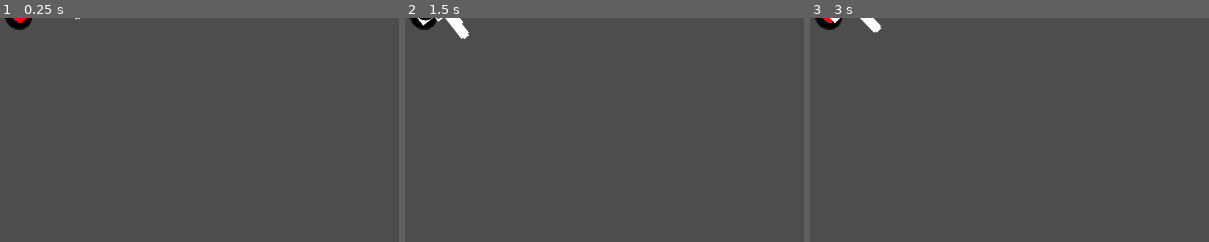
Above: before the commit, frames 1-3 (left to right).
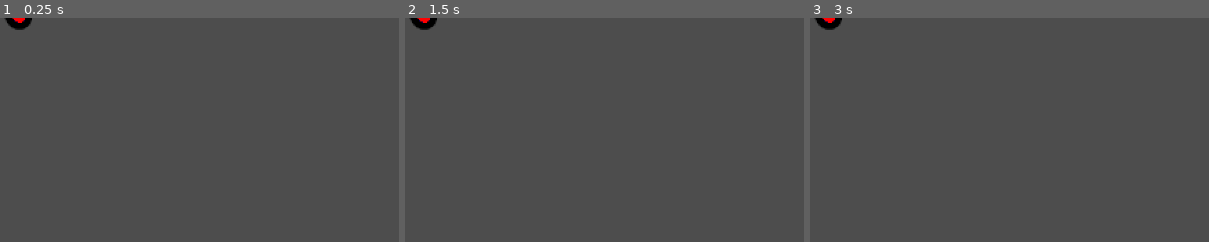
Above: after the commit, the same moments.

Repository: Gh0strnx/Iteration
Game: Godot game, scene res://Assets/Scenes/player.tscn
Same seed, same stepped clock (60 frames per second), same inputs: the game is played once before the commit and once after it. This scene is started directly instead of the project's main scene.
Inputs (mouse positions are % of the whole screen's width and height, from its top left):
- Up to frame 1 (0.25 s): no input
- Up to frame 2 (1.5 s): tap Enter at 0.5 s; move the mouse to (72, 45) at 0.52 s; press the mouse at (72, 45) at 0.53 s; hold D (right) 0.53-1.28 s; tap Space at 1.25 s; move the mouse to (30, 55) at 1.27 s; release the mouse at (30, 55) at 1.28 s; hold S (down) from 1.28 s (still down); click (30, 55) at 1.35 s
- Up to frame 3 (3 s): tap Enter at 2 s; move the mouse to (60, 28) at 2.02 s; release S (down) at 2.03 s; press the mouse at (60, 28) at 2.03 s; hold D (right) 2.03-2.78 s; tap Space at 2.75 s; move the mouse to (45, 70) at 2.77 s; release the mouse at (45, 70) at 2.78 s; hold W (up) from 2.78 s (still down); click (45, 70) at 2.85 s
The pictures show only the part of the screen within x 0-50%, y 0-50%; the shares and areas given below are measured in that part.

The runs differ from the first frame. In frame 1, less than 0.1% of the frame differs, in the area x 18-21%, y 0-1%; in frame 2, 0.4%, in the area x 3-17%, y 0-10%; in frame 3, 0.2%.
Error before the commit: Cannot call method 'add_child' on a null value. (res://Assets/Scripts/gun.gd:95)

Commit message:
fixed multiplayer?

Diff:
--- a/Assets/Scenes/MultiplayerController.gd
+++ b/Assets/Scenes/MultiplayerController.gd
@@ -1,6 +1,6 @@
 extends Control
 
-@export var Address = '127.0.0.1'
+@export var Address = '172.20.10.3'
 @export var port = 8910
 var peer
 
--- a/Assets/Scenes/gun.tscn
+++ b/Assets/Scenes/gun.tscn
@@ -14,6 +14,12 @@
 properties/2/path = NodePath(".:position")
 properties/2/spawn = true
 properties/2/replication_mode = 1
+properties/3/path = NodePath("Sprite2D:flip_h")
+properties/3/spawn = true
+properties/3/replication_mode = 1
+properties/4/path = NodePath("Sprite2D:flip_v")
+properties/4/spawn = true
+properties/4/replication_mode = 1
 
 [node name="anchor" type="Node2D"]
 script = ExtResource("1_q4sjl")
--- a/Assets/Scripts/anchor.gd
+++ b/Assets/Scripts/anchor.gd
@@ -1,10 +1,24 @@
 extends Node2D
 
+@onready var sprite: Sprite2D = $Sprite2D
+@onready var sync: MultiplayerSynchronizer = $MultiplayerSynchronizer
+
+var _owner_peer_id: int = 1
+
+func _ready() -> void:
+	# This gun is instanced under the Player.
+	# In your project, SceneManager.gd sets Player.name = str(peer_id)
+	_owner_peer_id = int(str(get_parent().name))
+
+
+	# Make this gun node owned by that peer, so only they drive it.
+	sync.set_multiplayer_authority(_owner_peer_id)
+
 func _process(_delta: float) -> void:
-	work.rpc()
-
-@rpc("any_peer","call_local")
-func work():
+	# Only the owning machine rotates using its mouse.
+	# Rotation then replicates through MultiplayerSynchronizer.
+	if multiplayer.get_unique_id() != _owner_peer_id:
+		return
 
 	var aim_dir: Vector2 = get_global_mouse_position() - global_position
 	if aim_dir == Vector2.ZERO:
@@ -12,5 +26,6 @@
 
 	rotation = aim_dir.angle()
 
+	# Flip gun sprite when aiming left
 	var deg := wrapf(rad_to_deg(rotation), -180.0, 180.0)
-	$Sprite2D.flip_v = not (deg > -90.0 and deg < 90.0)
+	sprite.flip_v = not (deg > -90.0 and deg < 90.0)
--- a/Assets/Scripts/gun.gd
+++ b/Assets/Scripts/gun.gd
@@ -1,4 +1,3 @@
-# gun.gd (attach to gun.tscn / your shooting node)
 extends Node2D
 
 @export var bulletAmount := 3
@@ -7,20 +6,28 @@
 @export var bulletSpread := 0.05
 @export var bulletsShot := 1
 @export var timerSpeed := 0.2
-
-@export var projectile_parent_path: NodePath = NodePath("/root/Node2D") # change to your World/Projectiles node
+@export var projectile_parent_path: NodePath = NodePath("/root/Node2D")
 
 var bulletPrefab := preload("res://Assets/Scenes/bullet.tscn")
 var currentBulletAmount := 0
 
-var can_shoot: bool = true
-var reloading: bool = false
+var can_shoot := true
+var reloading := false
+
+var _owner_peer_id: int = 1
+var require_shoot_release := true
+
+
 
 @onready var cooldown: Timer = $coolDown
 @onready var reload_timer: Timer = $Reload
 
 func _ready() -> void:
+	_owner_peer_id = _find_owner_peer_id()
 	currentBulletAmount = bulletAmount
+
+	require_shoot_release = Input.is_action_pressed("Shoot")
+	await get_tree().process_frame
 
 	cooldown.wait_time = attackSpeed
 	cooldown.one_shot = true
@@ -31,10 +38,13 @@
 	reload_timer.timeout.connect(_on_reload_timeout)
 
 func _physics_process(_delta: float) -> void:
-	# Only the local player should read mouse + input.
-	# If you have a proper authority setup, prefer:
-	# if not is_multiplayer_authority(): return
-	# If not, use your own local-player check here.
+	if multiplayer.get_unique_id() != _owner_peer_id:
+		return
+
+	if require_shoot_release:
+		if Input.is_action_pressed("Shoot"):
+			return
+		require_shoot_release = false
 
 	if Input.is_action_just_pressed("Shoot") and can_shoot and not reloading and currentBulletAmount > 0:
 		var aim_dir: Vector2 = (get_global_mouse_position() - global_position).normalized()
@@ -47,13 +57,20 @@
 		can_shoot = false
 		reload_timer.start()
 
+func _find_owner_peer_id() -> int:
+	var n: Node = self
+	while n != null:
+		if n.is_in_group("Player"):
+			return int(str(n.name))
+		n = n.get_parent()
+	return 1
+
 @rpc("any_peer", "call_local")
 func _fire_burst(aim_dir: Vector2) -> void:
 	can_shoot = false
 	currentBulletAmount -= bulletsShot
 	if currentBulletAmount < 0:
 		currentBulletAmount = 0
-
 	_burst_shoot(aim_dir)
 
 func _on_cooldown_timeout() -> void:
@@ -77,19 +94,16 @@
 
 func _spawn_bullet_with_spread(base_dir: Vector2) -> void:
 	var dir := base_dir.normalized()
-
-	# Optional spread (radians). bulletSpread was already in your script.
 	if bulletSpread > 0.0:
 		var half := bulletSpread * 0.5
 		dir = dir.rotated(randf_range(-half, half)).normalized()
-
 	spawn_bullet(dir)
 
 func spawn_bullet(aim_dir: Vector2) -> void:
 	var bullet = bulletPrefab.instantiate()
 	bullet.global_position = global_position
 	bullet.dir = aim_dir.normalized()
-	bullet.rotation = bullet.dir.angle() # visual only
+	bullet.rotation = bullet.dir.angle()
 
 	var parent: Node = get_node(projectile_parent_path)
 	parent.add_child(bullet)
--- /dev/null
+++ b/lobby.tscn
@@ -0,0 +1,9 @@
+[gd_scene format=3 uid="uid://cayv2f21uggvu"]
+
+[node name="Lobby" type="Control"]
+layout_mode = 3
+anchors_preset = 15
+anchor_right = 1.0
+anchor_bottom = 1.0
+grow_horizontal = 2
+grow_vertical = 2
